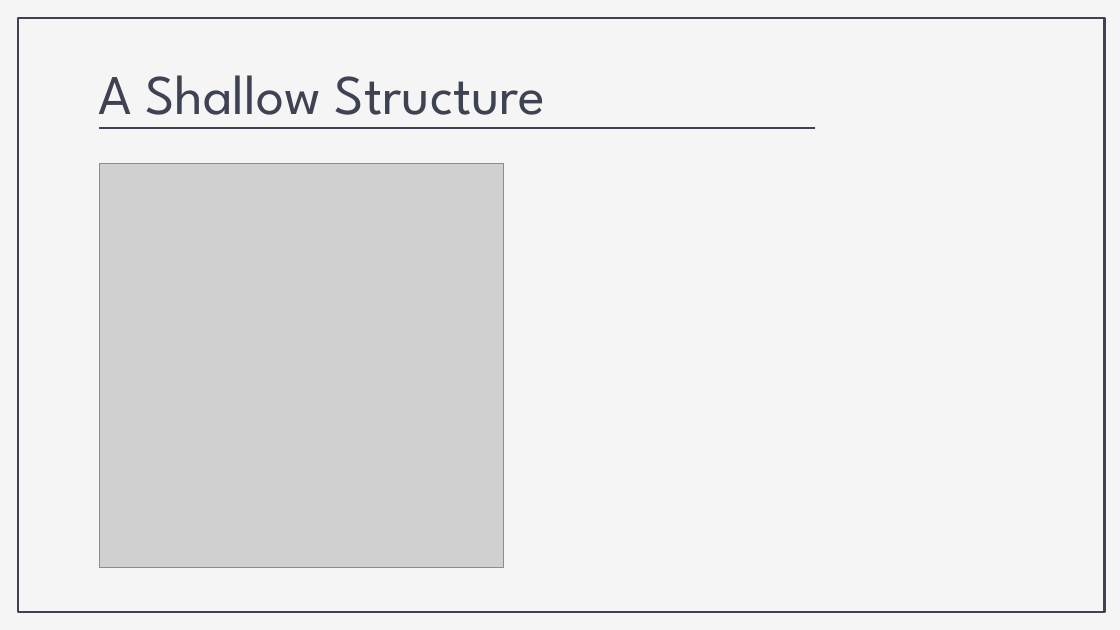
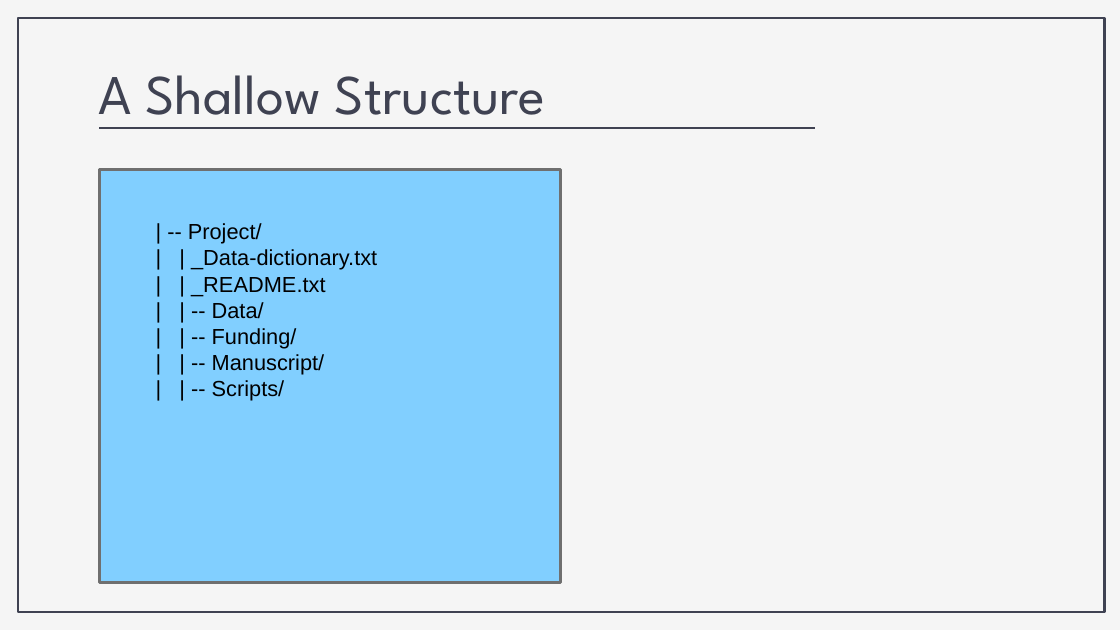
Before and after one commit to nickrochlin/rdm-jumpstart2, a slide deck: slide 20 of files/Block2-1_Files-and-Folders.pptx. Drawn at 1120x630 pixels with LibreOffice and Linux fonts; fonts in the diff are those of the drawing; grey boxes stand for pictures. Boxes give left, top, right and bottom in pixels: in the first picture for what was removed or moved away, otherwise in the second. Text is boxed around its words. In the diff, an @@ line names an element or a change of style, - is before the commit and + after.

```diff
--- a/files/Block2-1_Files-and-Folders.pptx
+++ b/files/Block2-1_Files-and-Folders.pptx
@@ picture removed at [100, 164, 504, 568] @@
@@ rectangle added at [100, 170, 561, 582], fill #81CFFF, outline #707070 2 pt @@
@@ text added at [188, 223, 377, 401], 14 pt, text #000000 @@
+| -- Project/
+| | _Data-dictionary.txt
+| | _README.txt
+| | -- Data/
+| | -- Funding/
+| | -- Manuscript/
+| | -- Scripts/
```
Also in this commit, not shown: 3 other slides changed, 1 slide added, 1 slide removed, 2 other files.
